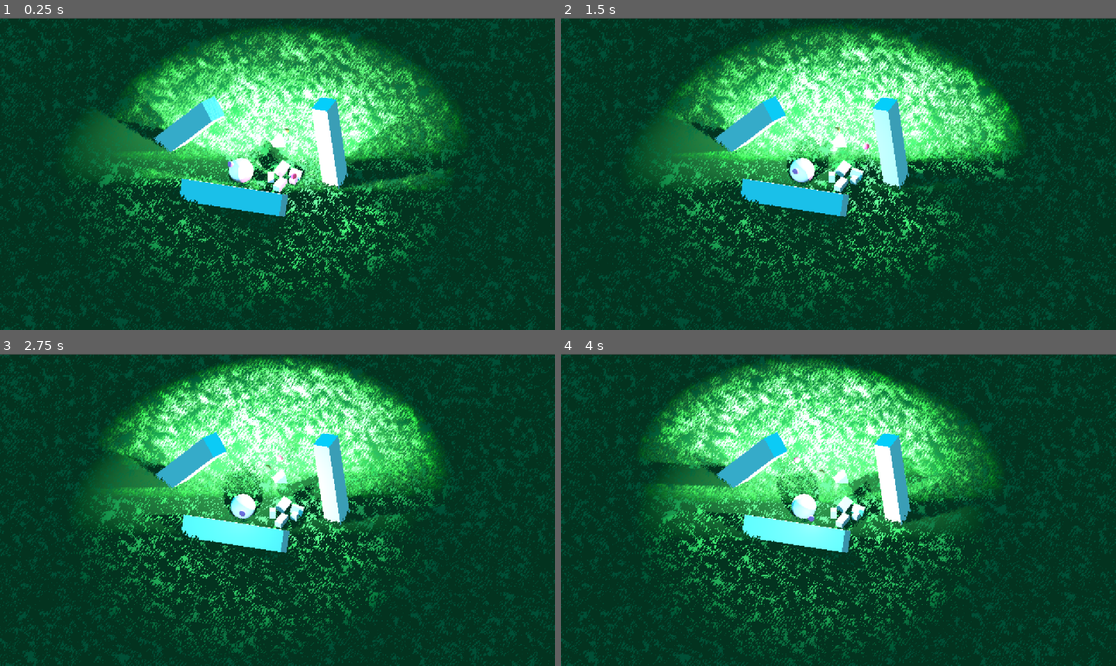
Above: before the commit, frames 1-4 (two rows, left to right).
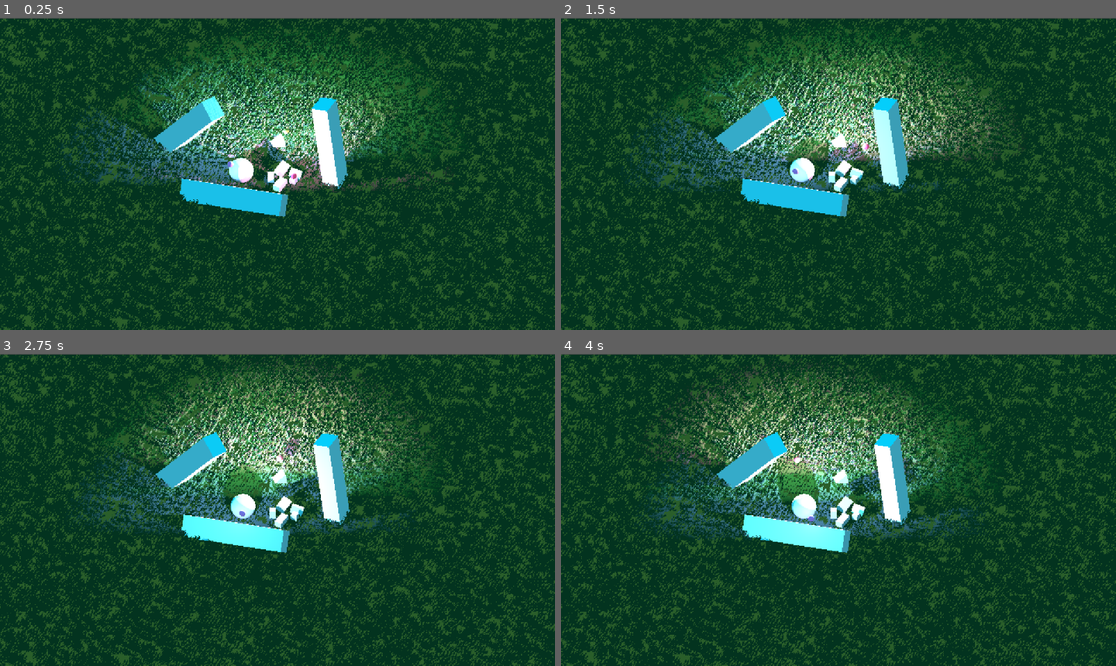
Above: after the commit, the same moments.

Repository: GudBoiNero/godot_pixelized
Game: Godot game, scene res://scenes/renderer.tscn
Two runs of this game, one before a commit and one after it. Both use one fixed random seed, a clock stepped at 60 frames per second and the inputs below.
Inputs:
- Up to frame 1 (0.25 s): no input
- Up to frame 2 (1.5 s): tap Enter at 0.5 s; tap S (cam_back) at 0.6 s; tap W (cam_forward) at 1.35 s
- Up to frame 3 (2.75 s): tap A (cam_left) at 2.1 s
- Up to frame 4 (4 s): tap Q (cam_orbit_left) at 2.85 s; tap E (cam_orbit_right) at 3.6 s

The runs differ from the first frame. In frame 1, 38% of the frame differs, in the area x 0-100%, y 0-100%; in frame 2, 39%; in frame 3, 39%; in frame 4, 40%.

Commit message:
im lost here

Diff:
--- a/project.godot
+++ b/project.godot
@@ -21,6 +21,7 @@
 window/size/viewport_width=960
 window/size/viewport_height=540
 window/size/always_on_top=true
+window/per_pixel_transparency/allowed=true
 
 [input]
 
@@ -61,5 +62,9 @@
 lights_and_shadows/directional_shadow/soft_shadow_filter_quality=4
 lights_and_shadows/directional_shadow/16_bits=false
 lights_and_shadows/positional_shadow/soft_shadow_filter_quality=4
-textures/light_projectors/filter=0
 lights_and_shadows/positional_shadow/atlas_16_bits=false
+textures/directional_shadow/16_bits=true
+textures/positional_shadow/atlas_16_bits=true
+textures/tighter_shadow_caster_culling=true
+textures/directional_shadow/soft_shadow_filter_quality=4
+textures/positional_shadow/soft_shadow_filter_quality=4
--- a/scenes/plains.tscn
+++ b/scenes/plains.tscn
@@ -17,11 +17,9 @@
 sky = SubResource("Sky_kvvd7")
 ambient_light_source = 3
 
-[sub_resource type="ShaderMaterial" id="ShaderMaterial_yde2q"]
-render_priority = 0
-shader = ExtResource("4_dwuy1")
-shader_parameter/billboard_enabled = false
-shader_parameter/color = Color(0.168627, 0.368627, 0.168627, 1)
+[sub_resource type="StandardMaterial3D" id="StandardMaterial3D_2kg7a"]
+shading_mode = 0
+albedo_color = Color(0.1702, 0.37, 0.1702, 1)
 
 [sub_resource type="PlaneMesh" id="PlaneMesh_ywf3o"]
 size = Vector2(100, 100)
@@ -29,7 +27,6 @@
 [sub_resource type="ShaderMaterial" id="ShaderMaterial_8ue17"]
 render_priority = 0
 shader = ExtResource("4_dwuy1")
-shader_parameter/billboard_enabled = true
 shader_parameter/color = Color(0.168627, 0.368627, 0.168627, 1)
 shader_parameter/tex = ExtResource("1_fpr4d")
 
@@ -43,11 +40,11 @@
 environment = SubResource("Environment_vm527")
 
 [node name="Grass" type="MeshInstance3D" parent="."]
-material_override = SubResource("ShaderMaterial_yde2q")
+material_override = SubResource("StandardMaterial3D_2kg7a")
 mesh = SubResource("PlaneMesh_ywf3o")
 
 [node name="GrassGenerator" type="Node3D" parent="." node_paths=PackedStringArray("target_mesh")]
-transform = Transform3D(1, 0, 0, 0, 1, 0, 0, 0, 1, 0, 0.313, 0)
+transform = Transform3D(1, 0, 0, 0, 1, 0, 0, 0, 1, -0.0786705, 0.312943, 0.0770378)
 script = ExtResource("3_1xsea")
 target_mesh = NodePath("../Grass")
 density = 2.0
--- a/shaders/grass.gdshader
+++ b/shaders/grass.gdshader
@@ -1,14 +1,11 @@
 shader_type spatial;
-render_mode cull_back;
+render_mode cull_back, depth_draw_opaque, depth_prepass_alpha;
 
-uniform bool billboard_enabled;
 uniform sampler2D tex : filter_nearest;
 uniform vec3 color : source_color;
 
 void vertex() {
-	if (billboard_enabled) {
-		MODELVIEW_MATRIX = VIEW_MATRIX * mat4(INV_VIEW_MATRIX[0], INV_VIEW_MATRIX[1], INV_VIEW_MATRIX[2], MODEL_MATRIX[3]);
-	}
+	MODELVIEW_MATRIX = VIEW_MATRIX * mat4(INV_VIEW_MATRIX[0], INV_VIEW_MATRIX[1], INV_VIEW_MATRIX[2], MODEL_MATRIX[3]);
 }
 
 void fragment() {
@@ -16,9 +13,3 @@
 	ALBEDO = color;
 	ALPHA = tex_color.a;
 }
-
-void light() {
-	// Amount of light on pixel
-	float light = clamp(dot(NORMAL, LIGHT), 0.0, 1.0) * ATTENUATION;
-	DIFFUSE_LIGHT += light;
-}
